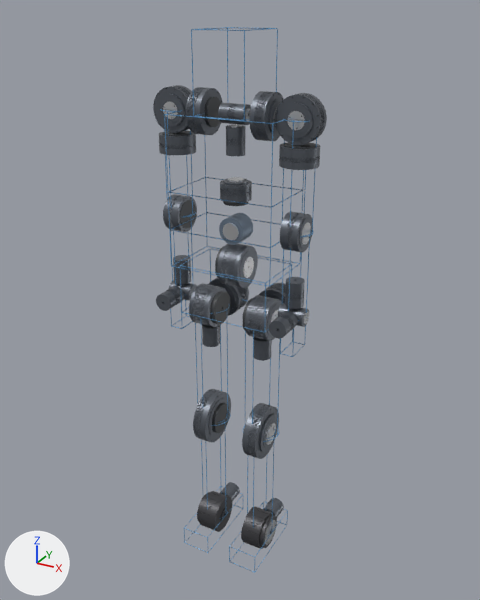
A saved change to the glTF model hardware/mechanical/modules/media/gems-module-layout.glb.
Both versions are drawn from a 50 mm lens placed at (0.892, -1.597, 0.689), pointed at (-0.007, 0.038, -0.129). Every picture has the same lights, and +X, +Y and +Z are marked at lower left. The first picture is the older version. Where no turn or scale is listed for an object, it has been applied to the vertices.

The scene before the commit, as lines of its bpy script (objects in view):
```python
ob_l_elbow = bpy.data.objects.new('l_elbow', None)
ob_l_elbow.parent = ob_modules
ob_l_elbow.location = (0.19, 0.0, 0.13)
ob_l_elbow.rotation_euler = (-1.571, 0.0, -1.571)  # degrees (-90, 0, -90)
ob_l_hip_roll = bpy.data.objects.new('l_hip_roll', None)
ob_l_hip_roll.parent = ob_modules
ob_l_hip_roll.location = (0.09, 0.107, -0.15)
ob_l_hip_roll.rotation_euler = (1.571, 1.571, 0.0)  # degrees (90, 90, 0)
ob_l_shoulder_pitch = bpy.data.objects.new('l_shoulder_pitch', None)
ob_l_shoulder_pitch.parent = ob_modules
ob_l_shoulder_pitch.location = (0.095, 0.0, 0.43)
ob_l_shoulder_pitch.rotation_euler = (-1.571, 0.0, -1.571)  # degrees (-90, 0, -90)
ob_l_shoulder_roll = bpy.data.objects.new('l_shoulder_roll', None)
ob_l_shoulder_roll.parent = ob_modules
ob_l_shoulder_roll.location = (0.19, 0.0, 0.43)
ob_l_shoulder_roll.rotation_euler = (1.571, 1.571, 0.0)  # degrees (90, 90, 0)
ob_l_shoulder_yaw = bpy.data.objects.new('l_shoulder_yaw', None)
ob_l_shoulder_yaw.parent = ob_modules
ob_l_shoulder_yaw.location = (0.19, 0.0, 0.337)
ob_l_shoulder_yaw.rotation_euler = (-3.142, 0.0, 0.0)  # degrees (-180, 0, 0)
ob_l_wrist_pitch = bpy.data.objects.new('l_wrist_pitch', None)
ob_l_wrist_pitch.parent = ob_modules
ob_l_wrist_pitch.location = (0.19, 0.0, -0.12)
ob_l_wrist_pitch.rotation_euler = (-1.571, 0.0, -1.571)  # degrees (-90, 0, -90)
ob_l_wrist_roll = bpy.data.objects.new('l_wrist_roll', None)
ob_l_wrist_roll.parent = ob_modules
ob_l_wrist_roll.location = (0.19, -0.0688, -0.12)
ob_l_wrist_roll.rotation_euler = (-1.571, -1.571, 0.0)  # degrees (-90, -90, 0)
ob_l_wrist_yaw = bpy.data.objects.new('l_wrist_yaw', None)
ob_l_wrist_yaw.parent = ob_modules
ob_l_wrist_yaw.location = (0.19, 0.0, -0.0512)
ob_l_wrist_yaw.rotation_euler = (-3.142, 0.0, 0.0)  # degrees (-180, 0, 0)
ob_trunk_yaw_body = bpy.data.objects.new('trunk_yaw body', me_ec_a6416_p2_25_body)
ob_trunk_yaw_body.location = (0.0, 0.0, 0.22)
# also in view: 'l_hip_pitch body' at (0.097, 0.0, -0.15); 'l_ankle_pitch body' at (0.091, 0.0, -0.95); 'r_shoulder_yaw body' at (-0.19, 0.0, 0.336); 'trunk_roll body' at (0.0, 0.002, 0.11); 'r_elbow body' at (-0.19, 0.0, 0.13)
```
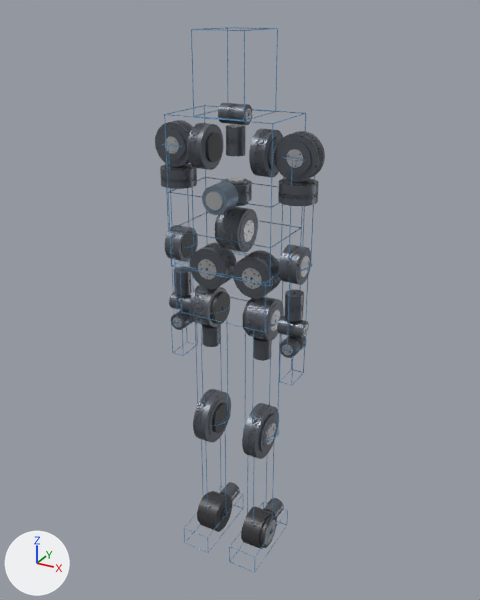
Not drawn themselves, but carrying or shaping drawn objects: ob_l_elbow, ob_l_hip_roll, ob_l_shoulder_pitch, ob_l_shoulder_roll, ob_l_shoulder_yaw, ob_l_wrist_pitch, ob_l_wrist_roll, ob_l_wrist_yaw, ob_r_elbow, ob_r_hip_roll, ob_r_shoulder_pitch, ob_r_shoulder_roll, ob_r_shoulder_yaw, ob_r_wrist_pitch, ob_r_wrist_roll, ob_r_wrist_yaw, ob_trunk_pitch.

The change, as a list of edits to the scene's bpy script:
```text
Change ob_l_elbow:
    ob_l_elbow.location: (0.19, 0.0, 0.13) -> (0.19, 0.0, 0.035)
Change ob_l_hip_roll:
    ob_l_hip_roll.location: (0.09, 0.107, -0.15) -> (0.074, 0.0, -0.014)
Change ob_l_shoulder_pitch:
    ob_l_shoulder_pitch.location: (0.095, 0.0, 0.43) -> (0.095, 0.0, 0.335)
Change ob_l_shoulder_roll:
    ob_l_shoulder_roll.location: (0.19, 0.0, 0.43) -> (0.19, 0.0, 0.335)
Change ob_l_shoulder_yaw:
    ob_l_shoulder_yaw.location: (0.19, 0.0, 0.337) -> (0.19, 0.0, 0.241)
Change ob_l_wrist_pitch:
    ob_l_wrist_pitch.location: (0.19, 0.0, -0.12) -> (0.19, 0.0, -0.159)
Change ob_l_wrist_roll:
    ob_l_wrist_roll.location: (0.19, -0.0688, -0.12) -> (0.19, 0.0, -0.215)
    ob_l_wrist_roll.rotation_euler: (-1.571, -1.571, 0.0) -> (1.571, 1.571, 0.0)  # degrees (-90, -90, 0) -> degrees (90, 90, 0)
Change ob_l_wrist_yaw:
    ob_l_wrist_yaw.location: (0.19, 0.0, -0.0512) -> (0.19, 0.0, -0.0902)
Change ob_r_elbow:
    ob_r_elbow.location: (-0.19, 0.0, 0.13) -> (-0.19, 0.0, 0.035)
Change ob_r_hip_roll:
    ob_r_hip_roll.location: (-0.09, 0.107, -0.15) -> (-0.074, 0.0, -0.014)
Change ob_r_shoulder_pitch:
    ob_r_shoulder_pitch.location: (-0.095, 0.0, 0.43) -> (-0.095, 0.0, 0.335)
Change ob_r_shoulder_roll:
    ob_r_shoulder_roll.location: (-0.19, 0.0, 0.43) -> (-0.19, 0.0, 0.335)
Change ob_r_shoulder_yaw:
    ob_r_shoulder_yaw.location: (-0.19, 0.0, 0.337) -> (-0.19, 0.0, 0.241)
Change ob_r_wrist_pitch:
    ob_r_wrist_pitch.location: (-0.19, 0.0, -0.12) -> (-0.19, 0.0, -0.159)
Change ob_r_wrist_roll:
    ob_r_wrist_roll.location: (-0.19, -0.0688, -0.12) -> (-0.19, 0.0, -0.215)
    ob_r_wrist_roll.rotation_euler: (-1.571, -1.571, 0.0) -> (1.571, 1.571, 0.0)  # degrees (-90, -90, 0) -> degrees (90, 90, 0)
Change ob_r_wrist_yaw:
    ob_r_wrist_yaw.location: (-0.19, 0.0, -0.0512) -> (-0.19, 0.0, -0.0902)
Change ob_trunk_pitch:
    ob_trunk_pitch.location: (0.0, 0.0, 0.0) -> (0.0, 0.0, 0.11)
Change ob_trunk_roll_body:
    ob_trunk_roll_body.location: (0.0, 0.0, 0.11) -> (0.0, -0.088, 0.22)
Change ob_trunk_roll_output:
    ob_trunk_roll_output.location: (0.0, 0.0, 0.11) -> (0.0, -0.088, 0.22)
Change ob_segment_l_hand:
    ob_segment_l_hand.location: (0.19, 0.0, -0.175) -> (0.19, 0.0, -0.27)
Change ob_segment_l_upper_arm:
    ob_segment_l_upper_arm.location: (0.19, 0.0, 0.28) -> (0.19, 0.0, 0.185)
Change ob_segment_r_hand:
    ob_segment_r_hand.location: (-0.19, 0.0, -0.175) -> (-0.19, 0.0, -0.27)
Change ob_segment_r_upper_arm:
    ob_segment_r_upper_arm.location: (-0.19, 0.0, 0.28) -> (-0.19, 0.0, 0.185)
```

What differs and where, as boxes (x1, y1, x2, y2) in the pictures (480 x 600 px):
'l_shoulder_roll body', moved
    before: (275, 93, 327, 145)
    after: (274, 131, 325, 182)
'trunk_pitch body', moved
    before: (217, 244, 258, 288)
    after: (217, 207, 258, 252)
'l_shoulder_pitch body', moved
    before: (249, 91, 284, 142)
    after: (249, 128, 283, 177)
'r_shoulder_roll body', moved
    before: (153, 85, 192, 133)
    after: (155, 120, 193, 167)
'r_shoulder_pitch body', moved
    before: (186, 87, 223, 135)
    after: (187, 123, 224, 170)
'r_hip_roll body', moved
    before: (209, 277, 249, 316)
    after: (190, 242, 237, 289)
'l_elbow body', moved
    before: (280, 211, 312, 252)
    after: (279, 245, 311, 285)
'l_shoulder_yaw body', moved
    before: (279, 143, 320, 170)
    after: (278, 178, 319, 206)
'l_hip_roll body', moved
    before: (259, 283, 286, 304)
    after: (233, 250, 281, 299)
'r_shoulder_yaw body', moved
    before: (159, 131, 196, 155)
    after: (160, 163, 197, 189)
'trunk_roll body', moved
    before: (219, 213, 253, 245)
    after: (202, 181, 239, 215)
'r_elbow body', moved
    before: (163, 194, 197, 232)
    after: (165, 225, 198, 262)
'l_wrist_roll body', moved, turned
    before: (269, 311, 298, 339)
    after: (279, 336, 306, 358)
'r_shoulder_pitch cap', moved
    before: (205, 97, 221, 127)
    after: (205, 132, 222, 162)
'l_wrist_yaw body', moved
    before: (285, 277, 305, 309)
    after: (285, 289, 304, 321)
'r_wrist_roll body', moved, turned
    before: (156, 286, 184, 311)
    after: (171, 310, 192, 330)
'l_wrist_pitch body', moved
    before: (278, 303, 309, 327)
    after: (277, 316, 309, 339)
'r_elbow cap', moved
    before: (180, 200, 196, 229)
    after: (181, 231, 197, 259)
'r_wrist_yaw body', moved
    before: (173, 255, 191, 284)
    after: (174, 267, 192, 296)
'trunk_roll output', moved
    before: (223, 223, 239, 240)
    after: (206, 191, 223, 210)
'l_shoulder_roll output', moved
    before: (288, 111, 305, 130)
    after: (286, 149, 303, 168)
'r_wrist_pitch body', moved
    before: (169, 280, 197, 301)
    after: (169, 292, 192, 312)
'segment l_upper_arm', moved
    before: (282, 119, 317, 238)
    after: (281, 157, 315, 271)
'trunk_pitch output', moved
    before: (243, 257, 254, 278)
    after: (243, 220, 254, 242)
'segment r_upper_arm', moved
    before: (160, 109, 196, 218)
    after: (162, 144, 196, 248)
'r_shoulder_roll output', moved
    before: (163, 102, 177, 119)
    after: (165, 137, 179, 154)
'l_shoulder_yaw cap', moved
    before: (283, 143, 316, 149)
    after: (283, 179, 314, 186)
'l_hip_roll output', moved (not visible before)
    after: (242, 268, 261, 289)
'l_elbow output', moved
    before: (301, 222, 311, 244)
    after: (300, 256, 309, 277)
'r_hip_roll output', moved (not visible before)
    after: (198, 259, 216, 279)
'r_shoulder_yaw cap', moved
    before: (162, 131, 192, 136)
    after: (164, 164, 193, 170)
'segment l_hand', moved
    before: (280, 326, 306, 357)
    after: (279, 348, 305, 386)
'segment r_hand', moved
    before: (170, 300, 193, 329)
    after: (171, 321, 198, 356)
'trunk_pitch cap', moved (mostly hidden)
    before: (215, 246, 224, 277)
    after: (215, 214, 221, 242)
'l_wrist_pitch output', moved
    before: (303, 312, 309, 324)
    after: (303, 325, 308, 336)
'l_wrist_roll output', moved, turned (not visible before)
    after: (282, 344, 293, 355)
'r_wrist_roll output', moved, turned (not visible before)
    after: (173, 317, 182, 327)
'l_shoulder_pitch output', moved
    before: (273, 109, 277, 126)
    after: (273, 145, 277, 163)
